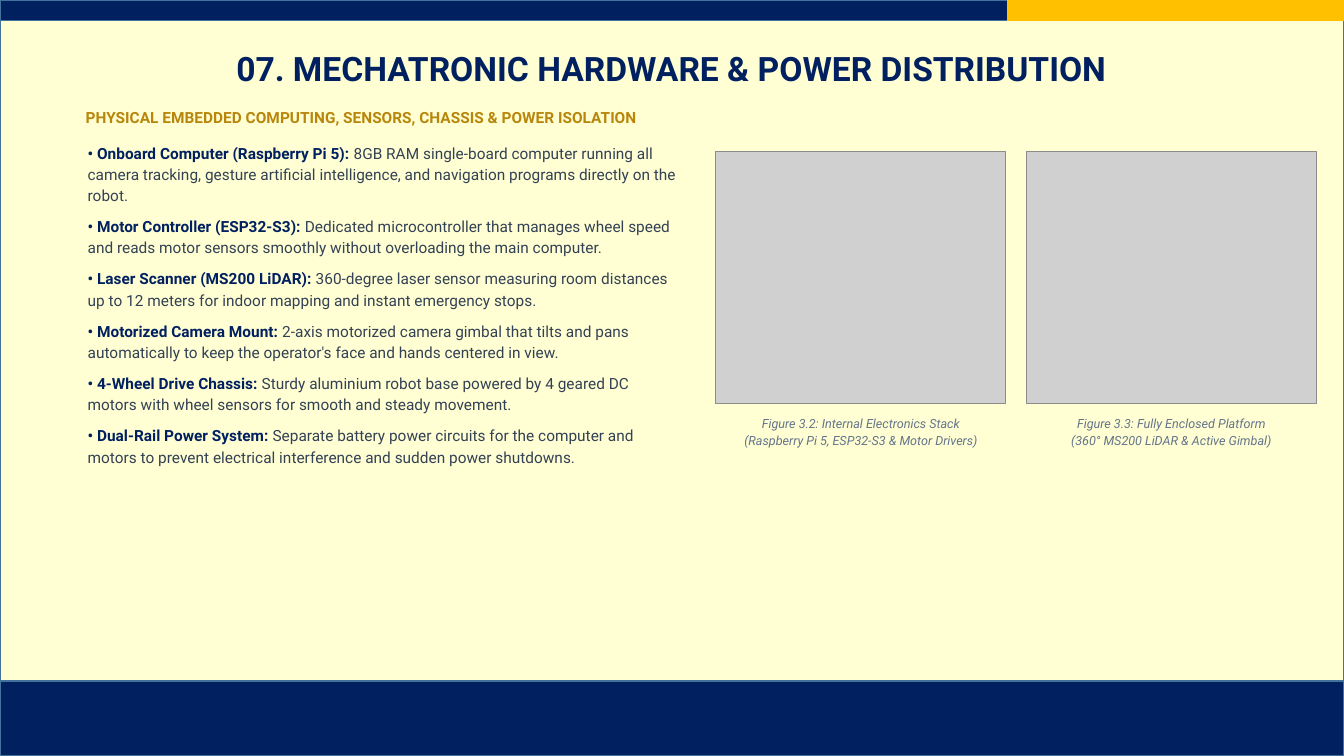
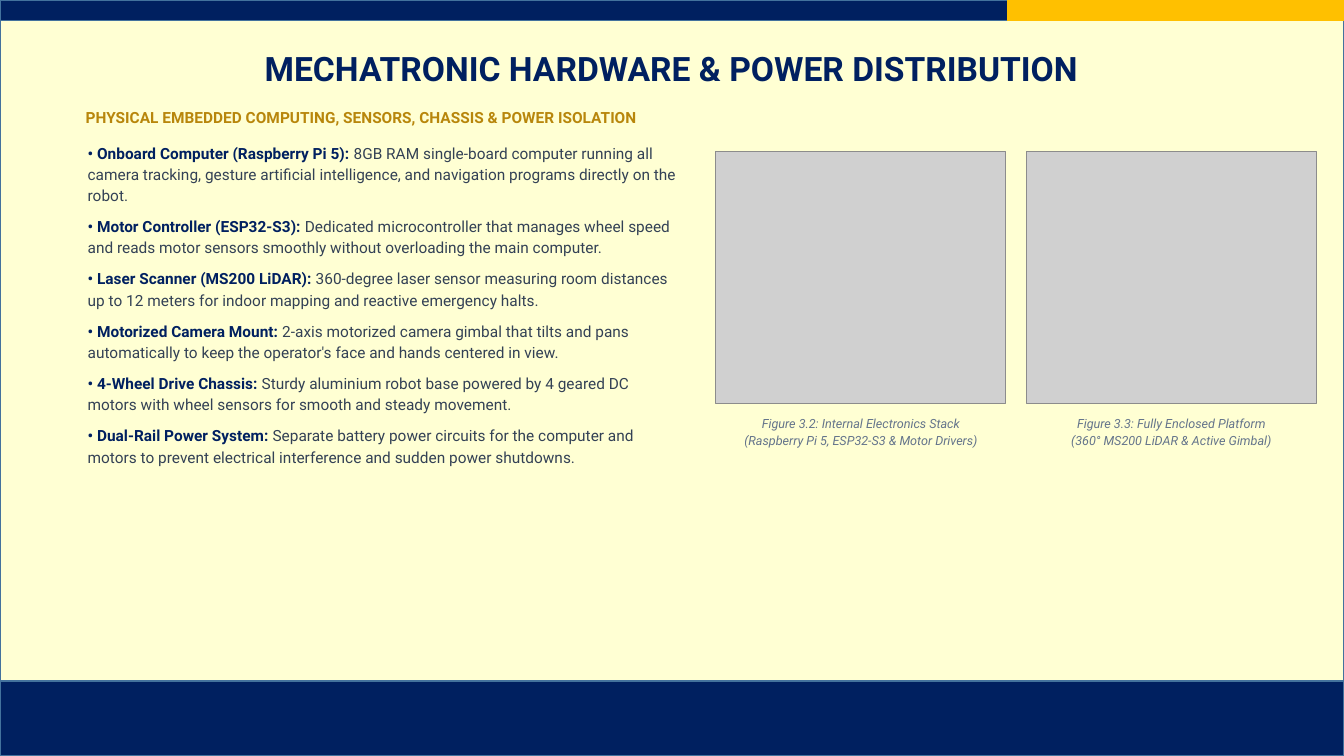
Before and after one commit to AJFACULTY/Intention-Recognition, a slide deck: slide 9 of write_up/Project Final Defense Slides_FINAL.pptx. Drawn at 1344x756 pixels with LibreOffice and Linux fonts; fonts in the diff are those of the drawing; grey boxes stand for pictures; background and template pictures are left out. Boxes give left, top, right and bottom in pixels: in the first picture for what was removed or moved away, otherwise in the second. Text is boxed around its words. In the diff, an @@ line names an element or a change of style, - is before the commit and + after.

Commit message:
fix: remove unproven eye blink wording, harmonize all 15 slide titles with outline, and eliminate discrepancies

```diff
--- a/write_up/Project Final Defense Slides_FINAL.pptx
+++ b/write_up/Project Final Defense Slides_FINAL.pptx
@@ title at (265,56,1077,82): text changed @@
-07. MECHATRONIC HARDWARE & POWER DISTRIBUTION
+MECHATRONIC HARDWARE & POWER DISTRIBUTION
@@ text at (88,272,668,310): text changed @@
-• Laser Scanner (MS200 LiDAR): 360-degree laser sensor measuring room distances up to 12 meters for indoor mapping and instant emergency stops.
+• Laser Scanner (MS200 LiDAR): 360-degree laser sensor measuring room distances up to 12 meters for indoor mapping and reactive emergency halts.
```
Also in this commit, not shown: 12 other slides changed, 15 other files.
